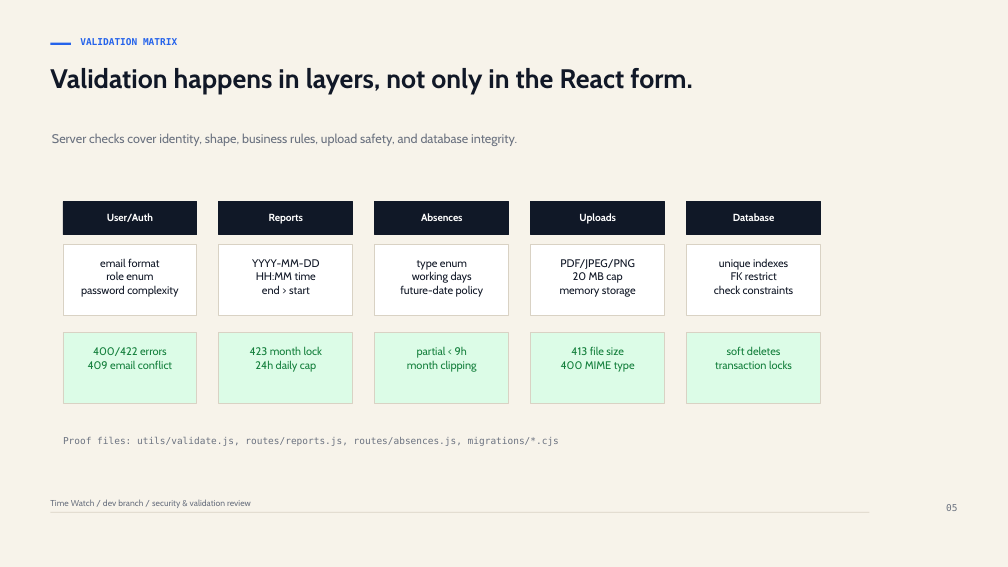
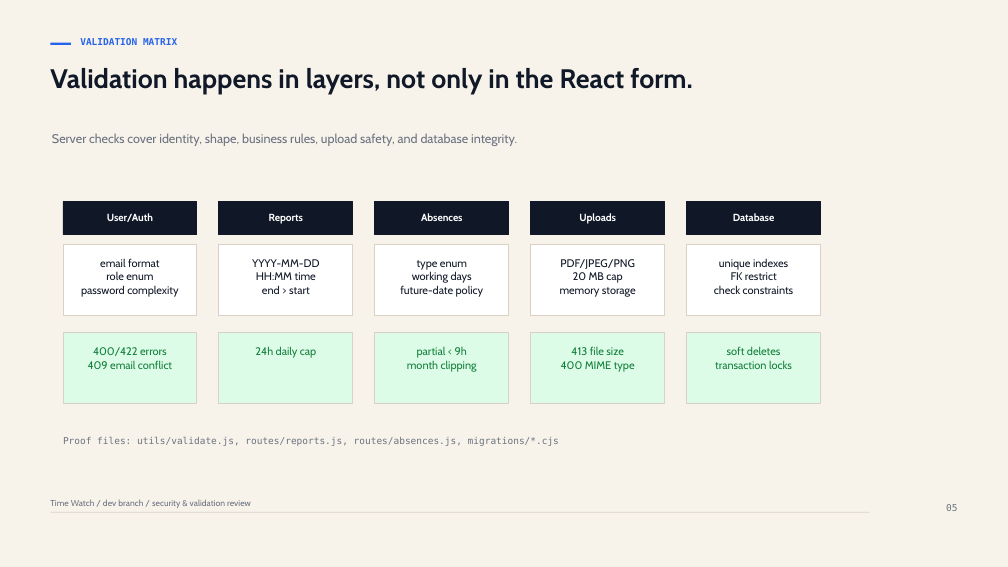
Before and after one commit to AI-development-bootcamp-2/time-watch, a slide deck: slide 5 of time-watch-security-and-validation-overview.pptx. Drawn at 1008x567 pixels with LibreOffice and Linux fonts; fonts in the diff are those of the drawing. Boxes give left, top, right and bottom in pixels: in the first picture for what was removed or moved away, otherwise in the second. Text is boxed around its words. In the diff, an @@ line names an element or a change of style, - is before the commit and + after.

```diff
--- a/time-watch-security-and-validation-overview.pptx
+++ b/time-watch-security-and-validation-overview.pptx
@@ text at <box>250,346,322,355</box>: paragraph removed @@
-423 month lock
```
Also in this commit, not shown: 3 other slides changed.
